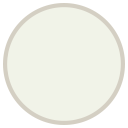
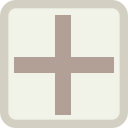
Layered file, before and after one edit (128 × 128). Changes by layer:
showed group "PlusAndMinus" (2 layers) over (x1=14, y1=15, x2=114, y2=115)
painted on "Verticle" over (x1=55, y1=15, x2=71, y2=115)
painted on "Horizontal" over (x1=14, y1=57, x2=114, y2=73)
hid group "Circle" (2 layers) over (x1=0, y1=0, x2=128, y2=128)
showed group "Square" (2 layers) over (x1=0, y1=0, x2=128, y2=128)
showed "SquareBorderThick" over (x1=0, y1=0, x2=128, y2=128)
